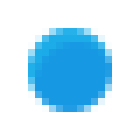
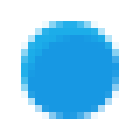
The second w=140, h=140 image is a revision of the first. Changes to its layers:
painted on "Post-Indicator-Reply@2x.png" over [21, 21, 119, 119]
